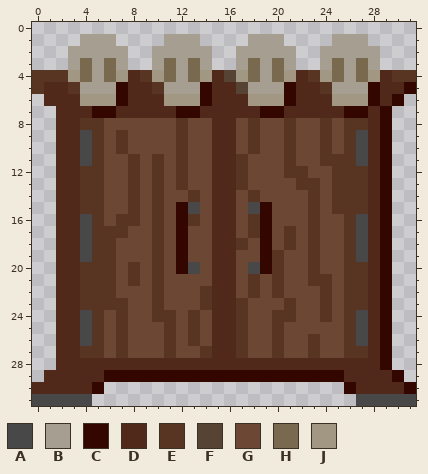
Two versions of one pixel-art sprite, BlinkBladeUnityProject/Assets/PROTOTYPE/Art/Environment/PlaceholderSprites/Lv4/dressers/dresser02.png. Above, as it was before the edit.
The file is 32x32 pixels. Colours within 5 levels of each other are drawn and written as one.
Palette (. is transparent): A #484848  B #a69e91  C #330600  D #51291a  E #583522  F #574333  G #6c4734  H #78694f  J #a19783
New version:
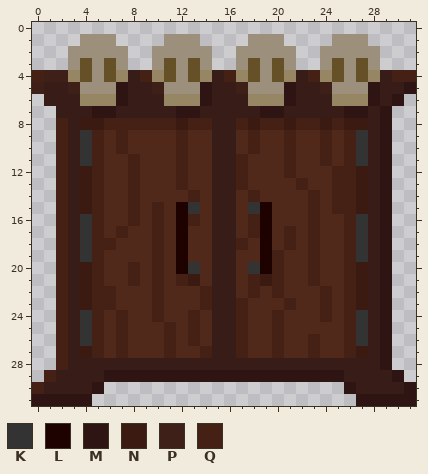
Colours new in this view: K #333333  L #1d0200  M #2e1513  N #3b1a12  P #3e2018  Q #442015
The edit:
@@ palette @@
-B #a69e91
+B #9c8f7b
-D #51291a
+D #381c18
-G #6c4734
+G #51291a
-H #78694f
+H #665028
-J #a19783
+J #968664
@@ x 0..31 @@
  3 ...BHBHB..BHBHB..BHBHB..BHBHB...
- 4 EEEJHBHJDEJHBHJDFJHBHJDEJHBHJDEE
- 5 EDDEBBBCDDEBBBCDDFBBBCDDEBBBCDDC
- 6 .DDDJJJCDDDJJJCDDDJJJCDDDJJJCDC.
- 7 ..DDDCCDDDDDCCDDDDDCCDDDDDCCDC..
- 8 ..DDEEGGGGGGEGGDDGEGGEGGEGEEDC..
- 9 ..DDAEGEGGGGEGGDDGEGGEGGEGEADC..
-10 ..DDAEGEGGGGEGGDDGEGGEGGEGEADC..
-11 ..DDAEGGEGEGEGGDDEGGGEGGEEEADC..
-12 ..DDEEGGEGEGEGGDDEGGGEEGGEEEDC..
-13 ..DDEEGGEGEGEGGDDEGGGGEEGEEEDC..
-14 ..DDEEGGEGEGGEGDDGEGGGGEGEEEDC..
-15 ..DDEEGGEGEGCAGDDGACGGGEGEEEDC..
-16 ..DDAEGEEGEGCEGDDGECGGGEGGEADC..
-17 ..DDAEEEGGEGCGGDDGECGEGEGGEADC..
-18 ..DDAEEGGGEGCGGDDEGCGEGEGGEADC..
-19 ..DDAEEGGGEGCGGDDGGCEGGEGGEADC..
-20 ..DDEEEGEGEGCAGDDGACEGGEGGEEDC..
-21 ..DDEEEGEGEGGGGDDGEGEGGEEGEEDC..
-22 ..DDEEEGGGEGGGEDDGEGEGGGEGEEDC..
-23 ..DDEEEEGGEGGGEDDEGGGEGGEGEEDC..
-24 ..DDAEGEGGEEGEGDDEGGEEGGEGEADC..
-25 ..DDAEGEGGGEGEGDDEGGEGGGGGEADC..
-26 ..DDAEGEGGGEGEGDDEGGEGGEGGEADC..
-27 ..DDEEGEGGGEGGEDDEGGEGGEGGEEDC..
-28 ..DDDDDDDDDDDDDDDDDDDDDDDDDDDC..
-29 .DDDDDCCCCCCCCCCCCCCCCCCCCDDDDC.
-30 DDDDDC....................CDDDDC
-31 AAAAA......................AAAAA
+ 4 QPPJHBHJDQJHBHJDQJHBHJDQJHBHJDQQ
+ 5 PDDPBBBMDDPBBBMDDPBBBMDDPBBBMDDM
+ 6 .DDDJJJMDDDJJJMDDDJJJMDDDJJJMDM.
+ 7 ..DDDMMDDDDDMMDDDDDMMDDDDDMMDM..
+ 8 ..QDNNQQQQQQNQQDDQNQQNQQNQNNDM..
+ 9 ..QDKQGQGGGGQGGDDGQGGQGGQGQKDM..
+10 ..QDKQGQGGGGQGGDDGQGGQGGQGQKDM..
+11 ..QDKQGGQGGGQGGDDQGGGQGGQGQKDM..
+12 ..QDNQGGQGGGQGGDDQGGGQGGGQQNDM..
+13 ..QDNQGGQGGGQGGDDQGGGGQGGQQNDM..
+14 ..QDNQGGQGGGGQGDDGQGGGGQGQQNDM..
+15 ..QDNQGGQGQGLKGDDGKLGGGQGQQNDM..
+16 ..QDKQGGQGQGLQGDDGQLGGGQGGQKDM..
+17 ..QDKQGQGGQGLGGDDGQLGQGQGGQKDM..
+18 ..QDKQQGGGQGLGGDDQGLGQGQGGQKDM..
+19 ..QDKQGGGGQGLGGDDGGLQGGQGGQKDM..
+20 ..QDNQGGQGQGLKGDDGKLQGGQGGQNDM..
+21 ..QDNQGGQGQGQNGDDGQNQGGQGGQNDM..
+22 ..QDNQQGGGQGGGQDDGQGQGGGQGQNDM..
+23 ..QDNQQGGGQGGGQDDQGGGQGGQGQNDM..
+24 ..QDKQGQGGQGGQGDDQGGQGGGQGQKDM..
+25 ..QDKQGQGGGQGQGDDQGGQGGGGGQKDM..
+26 ..QDKQGQGGGQGQGDDQGGQGGQGGQKDM..
+27 ..QDNQGQGGGQGGQDDQGGQGGQGGQNDM..
+28 ..QDDDDDDDDDDDDDDDDDDDDDDDDDDM..
+29 .QDDDDMMMMMMMMMMMMMMMMMMMMDDDDM.
+30 QDDDDM....................MDDDDM
+31 MMMMM......................MMMMM
Where, in picture pixels (left, top, right, bottom), the same in both pictures:
changed: (32, 34, 416, 406)
